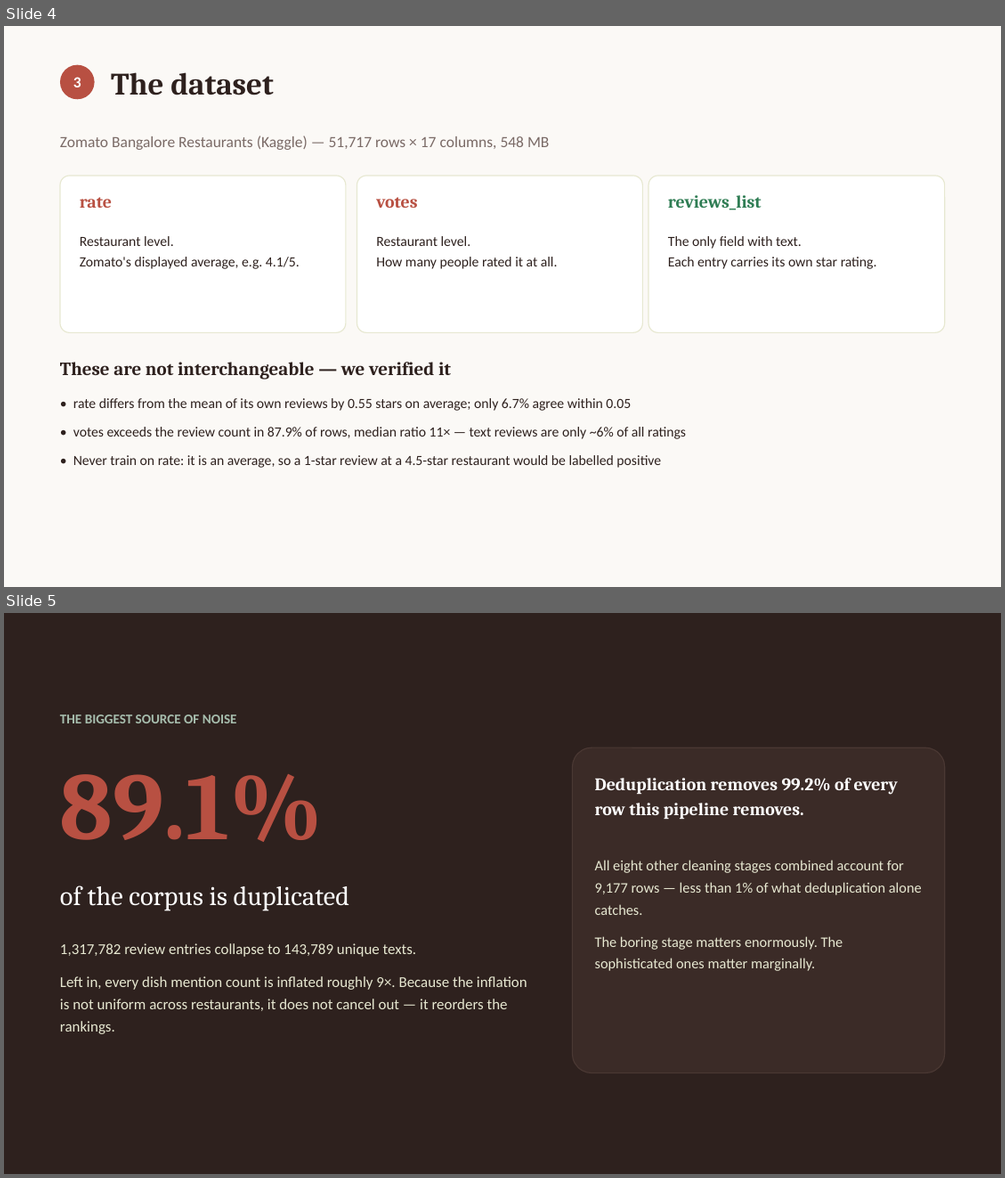
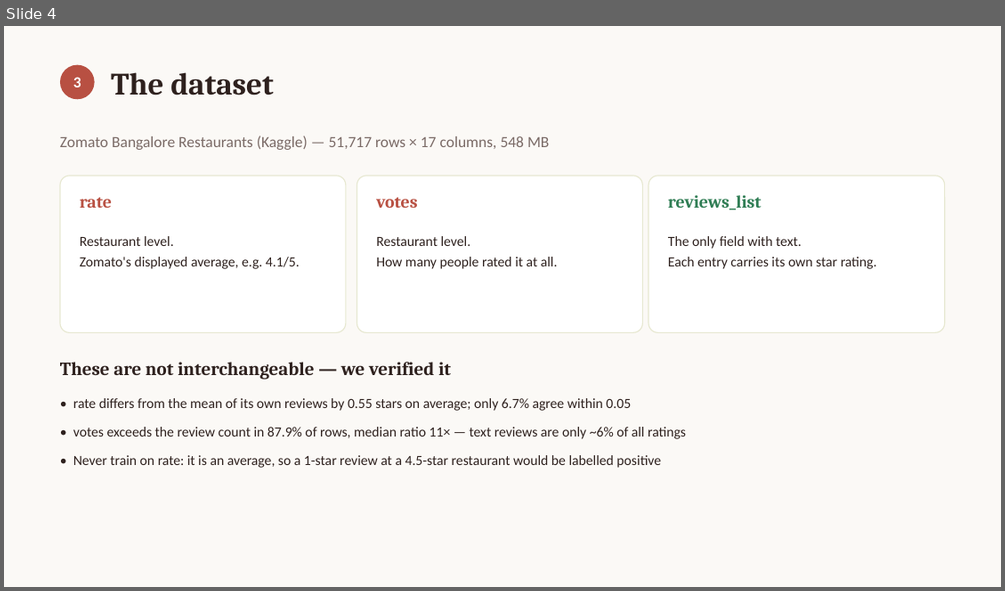
Before and after one commit to deesampan/nlp_project, a slide deck: output_project/reports/presentation.pptx. Shown one above the other, each under a label of ours: slides 4 and 5 before the commit, slide 4 after it. The pictures are 1005x1178 and 1005x591 pixels, drawn with LibreOffice and Linux fonts; fonts in the diff are those of the drawing. Boxes give left, top, right and bottom in pixels: in the first picture for what was removed or moved away, otherwise in the second. Text is boxed around its words. In the diff, an @@ line names an element or a change of style, - is before the commit and + after.

```diff
--- a/output_project/reports/presentation.pptx
+++ b/output_project/reports/presentation.pptx
@@ slide 5 removed at box(4, 613, 1001, 1174), background #2E211E @@
@@ text removed at box(60, 714, 237, 723) @@
-THE BIGGEST SOURCE OF NOISE
@@ rounded rectangle removed at box(573, 747, 945, 1073) @@
@@ text removed at box(60, 774, 324, 842) @@
-89.1%
@@ text removed at box(595, 778, 898, 819) @@
-Deduplication removes 99.2% of every row this pipeline removes.
@@ text removed at box(60, 885, 349, 911) @@
-of the corpus is duplicated
@@ text removed at box(595, 882, 922, 971) @@
-All eight other cleaning stages combined account for 9,177 rows — less than 1% of what deduplication alone catches.
-The boring stage matters enormously. The sophisticated ones matter marginally.
@@ text removed at box(60, 943, 527, 1034) @@
-1,317,782 review entries collapse to 143,789 unique texts.
-Left in, every dish mention count is inflated roughly 9×. Because the inflation is not uniform across restaurants, it does not cancel out — it reorders the rankings.
```
Also in this commit, not shown: 6 slides changed, 5 slides added, 5 other slides removed, 2 other files.
